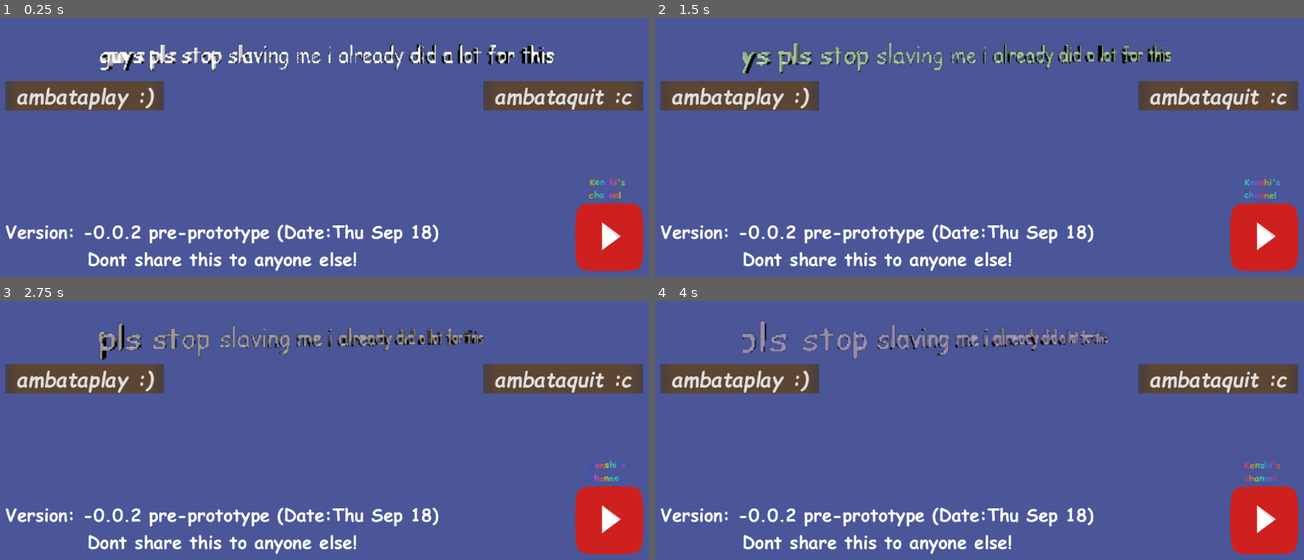
Above: before the commit, frames 1-4 (two rows, left to right).
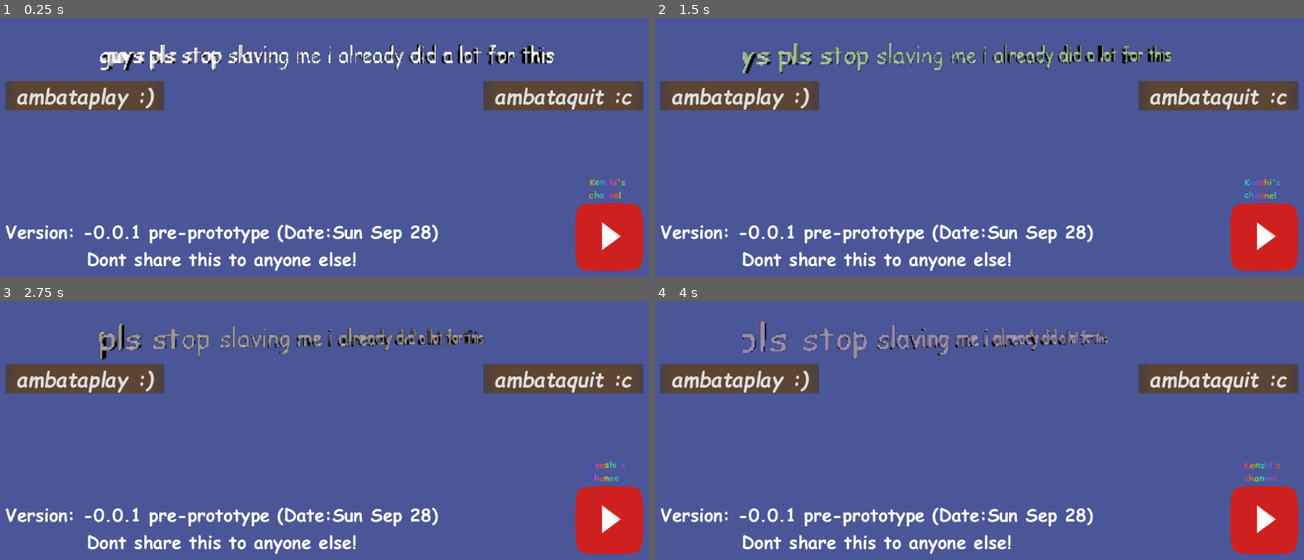
Above: after the commit, the same moments.

Repository: hukultan/-SUPER-Kenshi_RPG
Game: Godot game, scene res://scenes/main.tscn
The game is run twice, just before and just after one commit, with the same random seed, the same clock (stepped at 60 frames per second) and the same inputs. Sound files missing from this copy of the repository are replaced by a short silence.
Inputs:
- Up to frame 1 (0.25 s): no input
- Up to frame 2 (1.5 s): hold D (right) 0.53-1.28 s; hold S (down) from 1.28 s (still down)
- Up to frame 3 (2.75 s): release S (down) at 2.03 s; hold D (right) from 2.03 s (still down)
- Up to frame 4 (4 s): release D (right) at 2.78 s; hold W (up) 2.78-3.53 s; hold A (left) from 3.53 s (still down)

The runs differ from the first frame. In frame 1, 1.0% of the frame differs, in the area x 13-68%, y 79-98%; in frame 2, 1.0%; in frame 3, 1.0%; in frame 4, 1.0%.

Commit message:
more improvements, WIP stuff

Diff:
--- a/scenes/main.tscn
+++ b/scenes/main.tscn
@@ -59,6 +59,7 @@
 anisotropic_filtering_level = 0
 oversampling = false
 size = Vector2i(853, 398)
+render_target_update_mode = 4
 
 [node name="Camera3D" type="Camera3D" parent="Node3D/SubViewportContainer/SubViewport"]
 transform = Transform3D(1, 0, 0, 0, 1, 0, 0, 0, 1, 0, 0, 2.8056)
@@ -140,7 +141,7 @@
 size_flags_vertical = 8
 theme_override_fonts/font = ExtResource("8_jbj1t")
 theme_override_font_sizes/font_size = 31
-text = "Version: -0.0.2 pre-prototype (Date:Thu Sep 18)
+text = "Version: -0.0.1 pre-prototype (Date:Sun Sep 28)
 Dont share this to anyone else!"
 horizontal_alignment = 1
 
